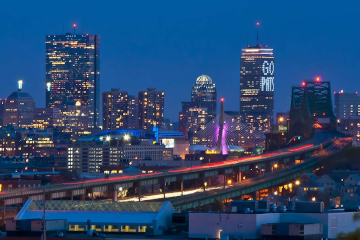
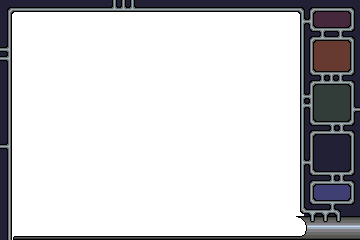
Layers edited between the first and the second 360px x 240px image:
hid "Pasted Layer" over [0, 0, 360, 240]
showed group "real" (5 layers) over [0, 0, 360, 240]
painted on "borders" over [314, 30, 360, 171]
added layer "pipe fg" in group "real" over [13, 216, 360, 240]
painted on "walls #1" over [304, 219, 338, 239]
